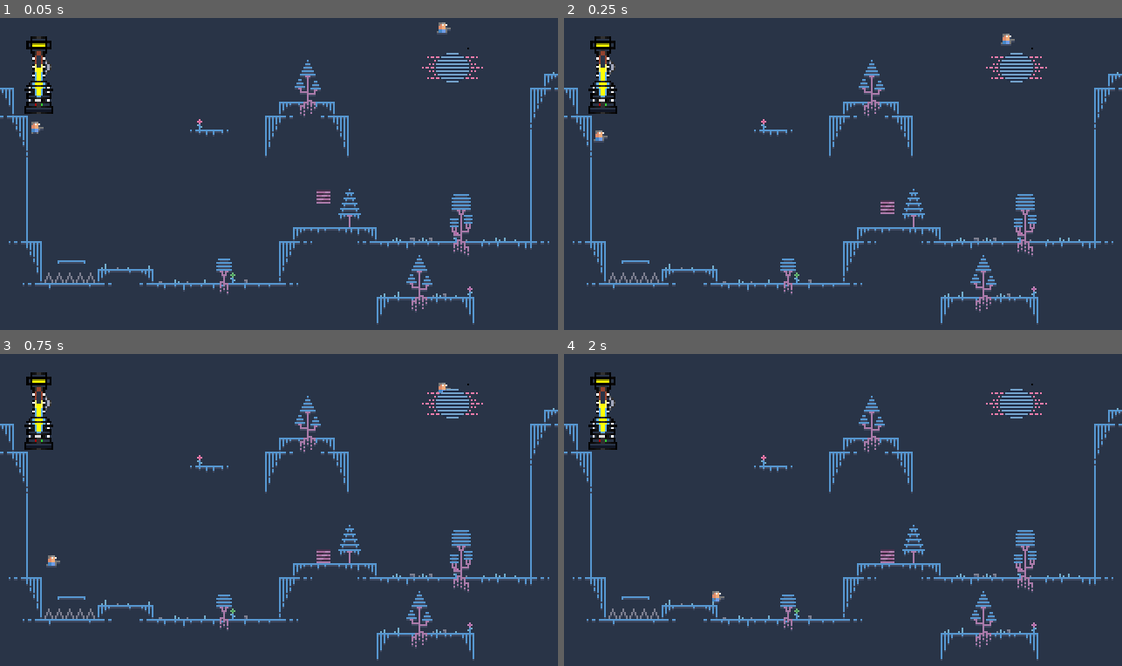
Above: before the commit, frames 1-4 (two rows, left to right).
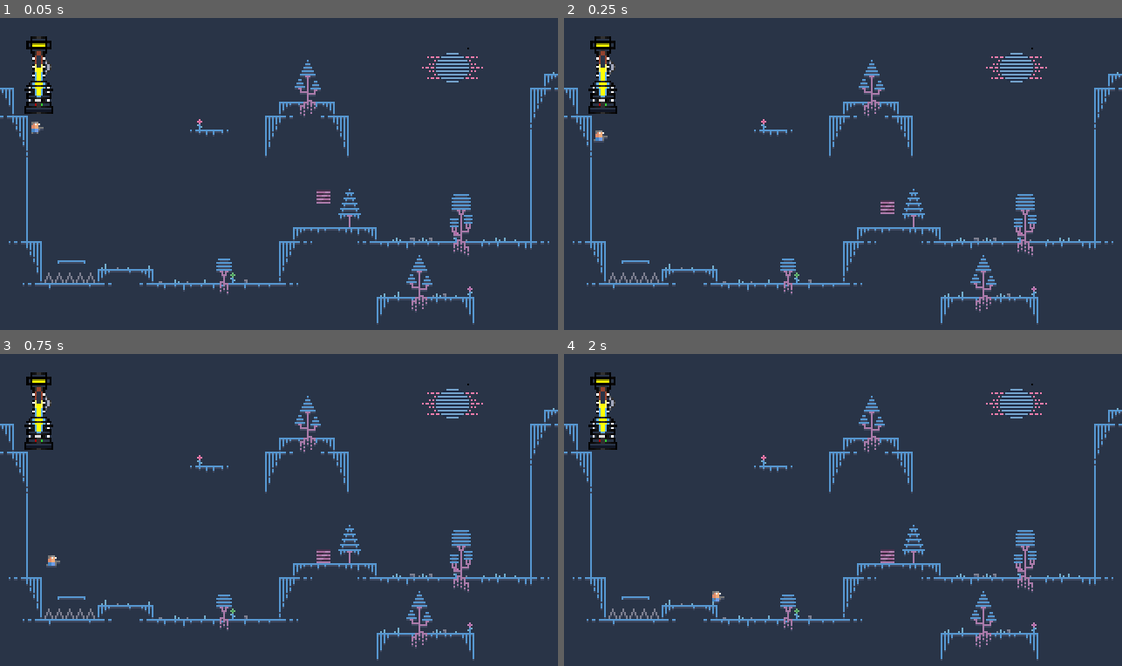
Above: after the commit, the same moments.

Repository: ddorn/gravity
Game: Godot game, scene res://World.tscn
The game is run twice, just before and just after one commit, with the same random seed, the same clock (stepped at 60 frames per second) and the same inputs. This scene is started directly instead of the project's main scene.
Inputs:
- Up to frame 1 (0.05 s): no input
- Up to frame 2 (0.25 s): no input
- Up to frame 3 (0.75 s): hold Right (ui_right) from 0.53 s (still down); tap S (ui_s) at 0.6 s
- Up to frame 4 (2 s): keep holding Right (ui_right); tap Up (ui_up) at 0.77, 1.52 s; tap S (ui_s) at 1.35 s

The runs differ from the first frame. In frame 1, less than 0.1% of the frame differs, in the area x 78-81%, y 1-5%; in frame 2, less than 0.1%; in frame 3, less than 0.1%; in frame 4, nothing differs.

Commit message:
clean up code

Diff:
--- a/Box.gd
+++ b/Box.gd
@@ -2,9 +2,6 @@
 
 const Utils = preload("utils.gd")
 
-# Declare member variables here. Examples:
-# var a = 2
-# var b = "text"
 
 const ACCELERATION = 512
 const JUMP_IMPULSE = 100
--- a/Dialogue/RichTextLabel.gd
+++ b/Dialogue/RichTextLabel.gd
@@ -1,23 +1,23 @@
 extends RichTextLabel
 
 
-# Declare member variables here. Examples:
-# var a = 2
-# var b = "text"
 var dialogue = [" ", "Utilisez Q et E pour modifier l'intensité de la gravité.", "Bonne Chance"]
-var page = 0;
-var texte_visible;
-# Called when the node enters the scene tree for the first time.
+var page = 0
+var texte_visible
+
+
 func _ready():
 	set_visible_characters(0);
 	if PlayerVariables.scene == 1 && PlayerVariables.mort == 1 :
 		_set_Dialogue_Page(1, 1)
+
 
 func _set_Dialogue_Page(page, est_visible):
 	print("_set_Dialogue_Page :", page, " , ", est_visible);
 	texte_visible = est_visible;
 	set_bbcode(dialogue[page]);
 
+
 func _on_Timer_timeout():
 	if texte_visible == 1 :
 		set_visible_characters(get_visible_characters()+1);
--- a/PlayerVariables.gd
+++ b/PlayerVariables.gd
@@ -1,17 +1,4 @@
 extends Node
 
-
-# Declare member variables here. Examples:
-# var a = 2
-# var b = "text"
 var scene = 0;
 var mort = 0;
-
-# Called when the node enters the scene tree for the first time.
-func _ready():
-	pass # Replace with function body.
-
-
-# Called every frame. 'delta' is the elapsed time since the previous frame.
-#func _process(delta):
-#	pass
--- a/World.gd
+++ b/World.gd
@@ -1,17 +1,6 @@
 extends Node2D
-
-
-# Declare member variables here. Examples:
-# var a = 2
-# var b = "text"
 
 
 # Called when the node enters the scene tree for the first time.
 func _ready():
 	PlayerVariables.scene = 1;
-	pass # Replace with function body.
-
-
-# Called every frame. 'delta' is the elapsed time since the previous frame.
-#func _process(delta):
-#	pass
--- a/World.tscn
+++ b/World.tscn
@@ -1,10 +1,8 @@
-[gd_scene load_steps=16 format=2]
+[gd_scene load_steps=13 format=2]
 
 [ext_resource path="res://Player.tscn" type="PackedScene" id=1]
 [ext_resource path="res://MainTileset.tres" type="TileSet" id=2]
 [ext_resource path="res://Player.gd" type="Script" id=3]
-[ext_resource path="res://images/Player.png" type="Texture" id=4]
-[ext_resource path="res://defaultObjectGrav.gd" type="Script" id=5]
 [ext_resource path="res://Spike.tscn" type="PackedScene" id=6]
 [ext_resource path="res://Interface/Interface.tscn" type="PackedScene" id=7]
 [ext_resource path="res://MovingPlatform.tscn" type="PackedScene" id=8]
@@ -12,20 +10,17 @@
 [ext_resource path="res://Dialogue/Dialogue.tscn" type="PackedScene" id=10]
 [ext_resource path="res://World.gd" type="Script" id=11]
 
-[sub_resource type="RectangleShape2D" id=1]
-extents = Vector2( 2.07636, 2.64772 )
-
-[sub_resource type="Curve2D" id=2]
+[sub_resource type="Curve2D" id=1]
 _data = {
 "points": PoolVector2Array( 0, 0, 0, 0, 41, 140, 0, 0, 0, 0, 98, 140 )
 }
 
-[sub_resource type="Curve2D" id=3]
+[sub_resource type="Curve2D" id=2]
 _data = {
 "points": PoolVector2Array( 0, 0, 0, 0, 98, 140, -6.68174, 8.01809, 6.68174, -8.01809, 125, 132, 0, 9.13171, 0, -9.13171, 121, 113 )
 }
 
-[sub_resource type="Curve2D" id=4]
+[sub_resource type="Curve2D" id=3]
 _data = {
 "points": PoolVector2Array( -0.374577, 16.2941, 0.374577, -16.2941, 121, 113, 6.15722, 3.8551, -6.15722, -3.8551, 114, 90, 21.6283, -0.297638, -21.6283, 0.297638, 76, 88 )
 }
@@ -45,21 +40,6 @@
 cell_size = Vector2( 8, 8 )
 format = 1
 tile_data = PoolIntArray( -65507, 11, 262144, 65550, 11, 262144, 131093, 11, 0, 131102, 7, 0, 196629, 4, 0, 196647, 15, …(2918 unchanged characters)…
-
-[node name="KinematicBody2D" type="KinematicBody2D" parent="."]
-position = Vector2( 253.682, 8.8675 )
-script = ExtResource( 5 )
-
-[node name="Sprite" type="Sprite" parent="KinematicBody2D"]
-position = Vector2( 0.577812, -2.66832 )
-texture = ExtResource( 4 )
-vframes = 11
-hframes = 13
-frame = 41
-
-[node name="CollisionShape2D" type="CollisionShape2D" parent="KinematicBody2D"]
-position = Vector2( -0.17318, -2.96818 )
-shape = SubResource( 1 )
 
 [node name="Spike" parent="." instance=ExtResource( 6 )]
 position = Vector2( 28, 149 )
@@ -86,13 +66,13 @@
 avoid_body = NodePath("../Player")
 
 [node name="Path1" type="Path2D" parent="."]
+curve = SubResource( 1 )
+
+[node name="Path2" type="Path2D" parent="Path1"]
 curve = SubResource( 2 )
 
-[node name="Path2" type="Path2D" parent="Path1"]
+[node name="Path3" type="Path2D" parent="Path1"]
 curve = SubResource( 3 )
-
-[node name="Path3" type="Path2D" parent="Path1"]
-curve = SubResource( 4 )
 
 [node name="Box" parent="." instance=ExtResource( 9 )]
 position = Vector2( 185.698, 101.923 )
--- a/defaultObjectGrav.gd
+++ /dev/null
@@ -1,43 +0,0 @@
-extends KinematicBody2D
-
-const Utils = preload("res://utils.gd")
-
-const ACCELERATION = 512
-const JUMP_IMPULSE = 200
-
-const AIR_FRICTION = 0.03
-const GROUND_FRICTION = 0.4
-const MAX_SPEED = 64
-
-var velocity = Vector2.ZERO
-var circle_shape
-
-onready var sprite = $Sprite
-# onready var animationplayer = $AnimationPlayer
-
-
-# Called when the node enters the scene tree for the first time.
-func _ready():
-	pass # Replace with function body.
-
-func _physics_process(delta):
-	# Player inputs
-
-	var GRAVITY = 200;
-	var x_input = Input.get_action_strength("ui_right") - Input.get_action_strength("ui_left")
-
-	if Input.is_action_just_pressed("ui_s"):
-			velocity.y = -JUMP_IMPULSE
-
-	var friction
-	if is_on_floor():
-		friction = GROUND_FRICTION
-	else:
-		friction = AIR_FRICTION
-
-	velocity.x = lerp(velocity.x, 0, friction)
-
-	GRAVITY = Physics2DServer.area_get_param(get_world_2d().get_space(), Physics2DServer.AREA_PARAM_GRAVITY)
-	velocity.y += GRAVITY * delta
-
-	velocity = move_and_slide(velocity, Vector2.UP)
